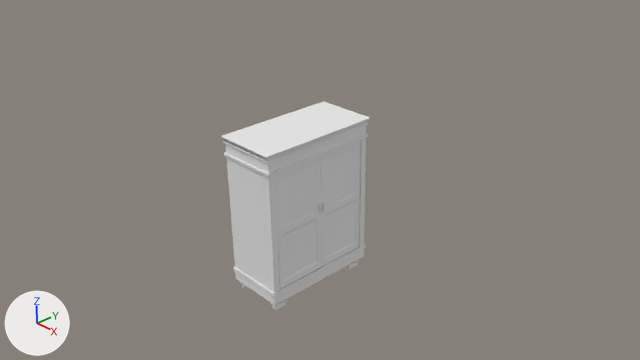
The Blender file PSMG_Team_EasyNote/Assets/Prefabs/Flur/schrank.blend as it was, and as the next commit left it.
Rendered twice from the file's camera 'Camera'. The lights are fixed; the arrows at lower left show +X, +Y and +Z.

Names of what the first picture shows: 'Cube.001', 'Cube.003', 'Schrank', 'TürLinks', 'TürRechts'.
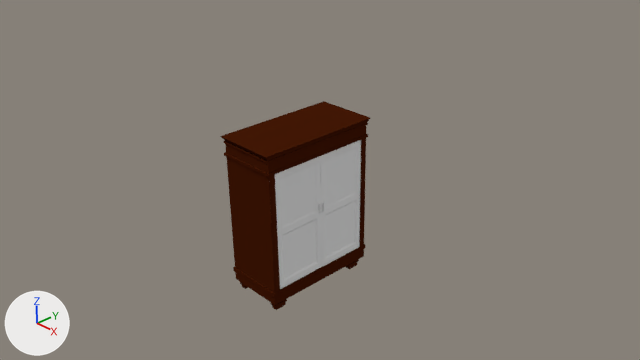
Pixel boxes [x1, y1, x2, y2] of what changed, in the pictures (640 x 360 px):
'Schrank', recoloured (white to brown): [220, 101, 370, 305] in both
'Cube.001', deleted: before [271, 299, 287, 310]
part 1 of me_cube_003, added: after [271, 299, 287, 310]
part 2 of me_cube_003, recoloured: [345, 260, 359, 269] in both

Patch to the scene script:
```diff
--- a/PSMG_Team_EasyNote/Assets/Prefabs/Flur/schrank.blend.py
+++ b/PSMG_Team_EasyNote/Assets/Prefabs/Flur/schrank.blend.py
@@ mat_schrank @@
+mat_schrank = diffuse_material('Schrank')
+mat_schrank.base_color = (0.0578, 0.00948, 0.00161)  # brown #441905
@@ me_cube_003 @@
 # used by ob_cube_003; location = (0.39, 0.83, -1.31); scale = (0.05, 0.097, 0.0809)
-me_cube_003.from_pydata(...)  # 24 vertices, 22 faces; spans x -1.21..1.21, y -1.21..1.21, z -1.0..1.0
+me_cube_003.from_pydata(...)  # 96 vertices, 88 faces; spans x -16.98..1.21, y -18.14..1.33, z -1.0..1.0
+# me_cube_003 part 1: the loose piece of 24 vertices spanning x -1.21..1.21, y -1.21..1.21, z -1.0..1.0 is copied, and the copy is moved by (0.0, -16.93, 0.0), in mat_schrank (brown #441905); it spans x -1.21..1.21, y -18.14..-15.72, z -1.0..1.0
+# me_cube_003 part 2: 22 faces spanning x -1.21..1.21, y -1.21..1.21, z -1.0..1.0 switch from no material to mat_schrank (brown #441905)
@@ me_cube @@
 me_cube.from_pydata(...)  # 120 vertices, 112 faces; spans x -1.06..1.06, y -1.06..1.06, z -1.23..1.32
-me_cube.materials.append(mat_material)  # white #e7e7e7
+me_cube.materials.append(mat_schrank)  # brown #441905
@@ ob_cube_001 @@
-ob_cube_001 = bpy.data.objects.new('Cube.001', me_cube_001)
-ob_cube_001.location = (0.39, -0.82, -1.31)
-ob_cube_001.scale = (0.05, 0.097, 0.0809)
```
